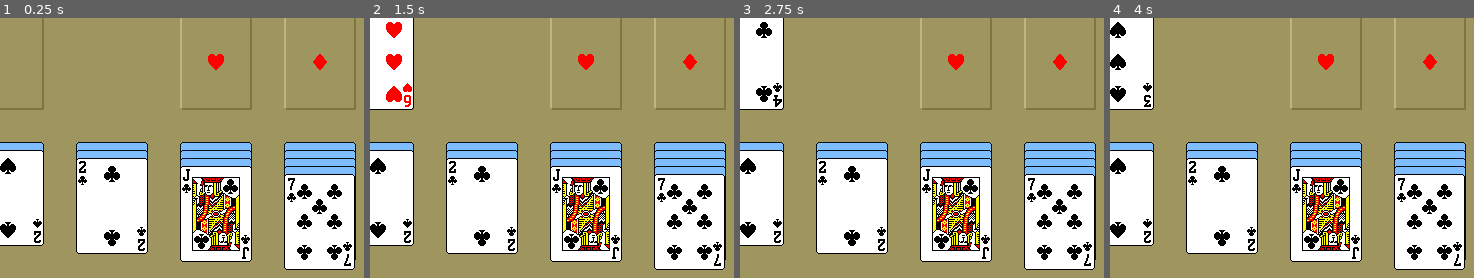
Above: before the commit, frames 1-4 (left to right).
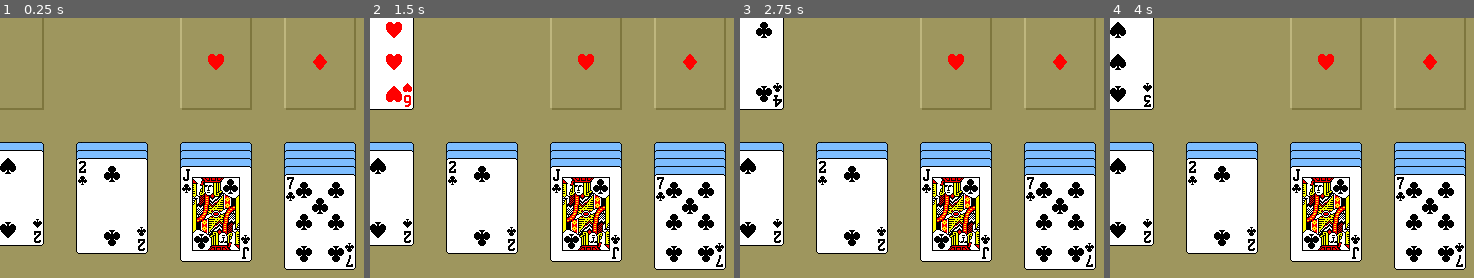
Above: after the commit, the same moments.

Repository: Drachenbauer/Solitaire
Game: Godot game, scene res://scenes/Game.tscn
Same seed, same stepped clock (60 frames per second), same inputs: the game is played once before the commit and once after it.
Inputs (mouse positions are % of the whole screen's width and height, from its top left):
- Up to frame 1 (0.25 s): no input
- Up to frame 2 (1.5 s): tap Enter at 0.5 s; move the mouse to (7, 12) at 0.52 s; click (7, 12) at 0.67 s; tap Space at 1.25 s; click (7, 12) at 1.42 s
- Up to frame 3 (2.75 s): tap Enter at 2 s; click (7, 12) at 2.17 s
- Up to frame 4 (4 s): tap Space at 2.75 s; click (7, 12) at 2.92 s; tap Enter at 3.5 s; click (7, 12) at 3.67 s
The pictures show only the part of the screen within x 20-70%, y 4-54%; the shares and areas given below are measured in that part.

The runs differ from the first frame. In frame 1, 0.8% of the frame differs, in the area x 78-98%, y 60-97%; in frame 2, 0.8%; in frame 3, 0.8%; in frame 4, 0.8%.

Commit message:
finished card-deck-modifications

Diff:
--- a/scenes/Card.tscn
+++ b/scenes/Card.tscn
@@ -98,8 +98,7 @@
 [sub_resource type="RectangleShape2D" id=2]
 extents = Vector2( 36, 48 )
 
-[node name="Card" type="StaticBody2D"]
-input_pickable = true
+[node name="Card" type="Area2D"]
 script = SubResource( 1 )
 
 [node name="CollisionShape2D" type="CollisionShape2D" parent="."]
Binary file changed: assets/graphics/deck_1.png
